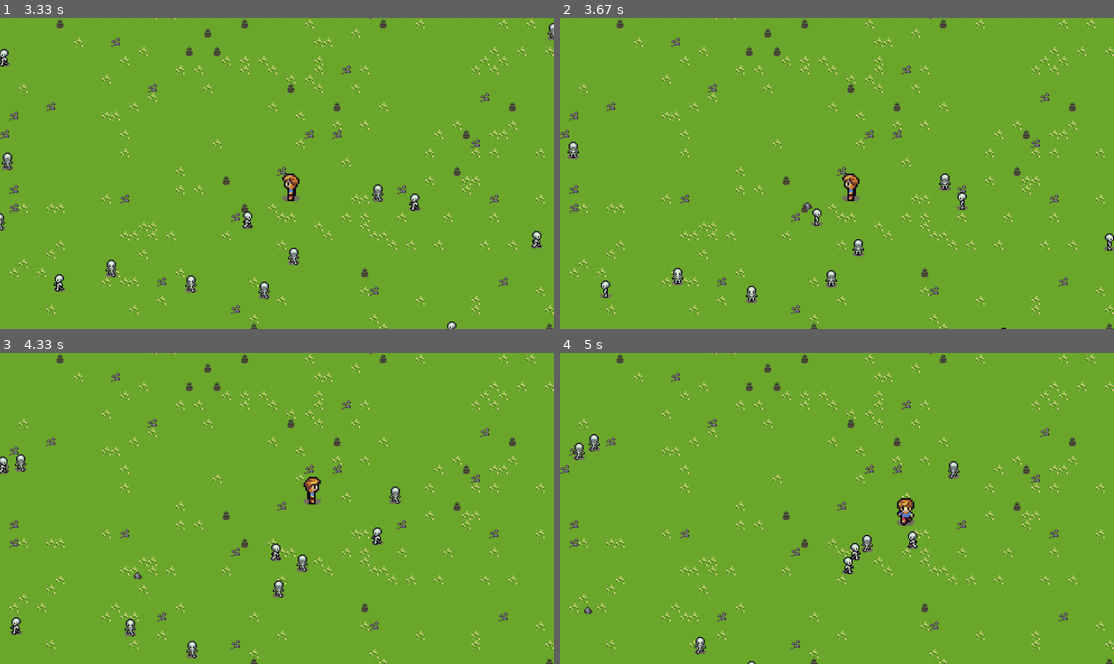
Above: before the commit, frames 1-4 (two rows, left to right).
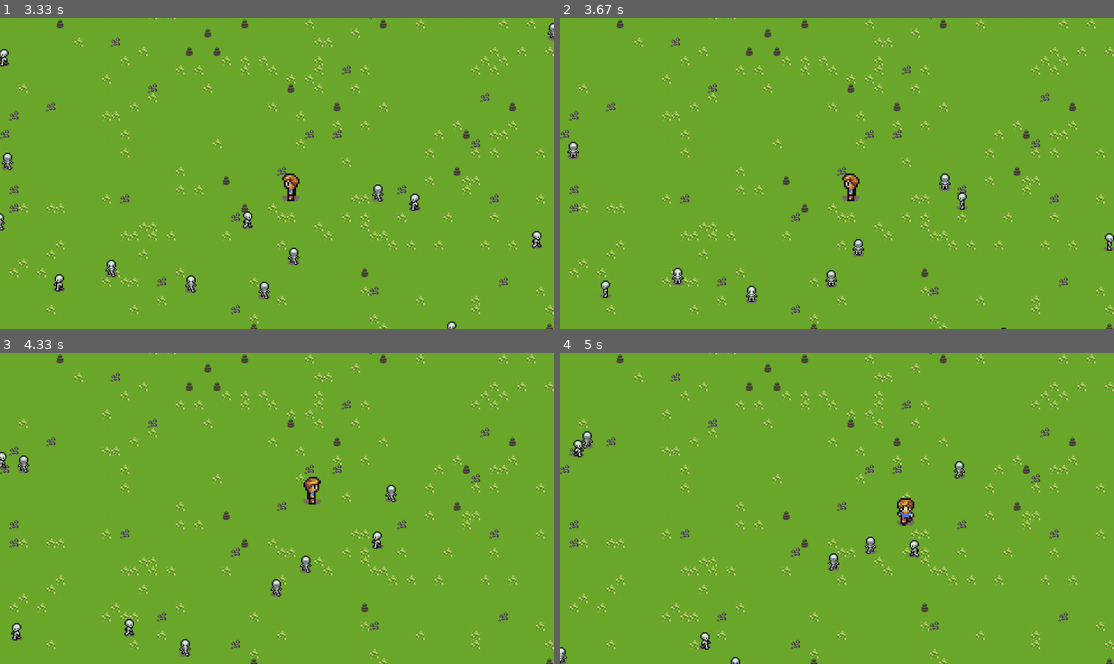
Above: after the commit, the same moments.

Repository: emwjacobson/Pygame
Game: pygame game, started from main.py
Two runs of this game, one before a commit and one after it. Both use one fixed random seed, a clock stepped at 60 frames per second and the inputs below.
Inputs (mouse positions are in pixels of both pictures, inside the frame that each line leads up to):
- Up to frame 1 (3.33 s): click (277, 173) at 0.38 s; hold D 0.67-1.13 s; hold W 1.17-1.47 s; hold D 1.5-1.97 s; hold A 2-2.53 s; hold S 2.57-2.87 s; hold A 2.9-3.3 s
- Up to frame 2 (3.67 s): click (665, 248) at 3.38 s
- Up to frame 3 (4.33 s): hold W 3.67-4.03 s; hold D from 4.07 s (still down)
- Up to frame 4 (5 s): release D at 4.7 s; hold S from 4.73 s (still down)

Frame 1 is identical in both runs. In frame 2, 0.1% of the frame differs, in the area x 44-48%, y 59-67%; in frame 3, 1.1%; in frame 4, 1.2%, in the area x 0-74%, y 25-100%.

Commit message:
Made rocks kill Skeletons that they touch

Diff:
--- a/entity/rock.py
+++ b/entity/rock.py
@@ -1,4 +1,4 @@
-from .baseentity import BaseEntity
+from . import BaseEntity, Player, Skeleton
 import pygame
 from utils.spriteloader import SpriteLoader
 import settings
@@ -12,5 +12,12 @@
 
     def update(self, micro, world):
         super().update(micro, world)
-        if self._counter > 5:
+        if self._counter > 2:
             self.kill()
+            return
+
+        col = pygame.sprite.spritecollide(self, world.get_entities(), False, pygame.sprite.collide_rect)
+        for s in col:
+            if isinstance(s, Skeleton):
+                s.kill()
+                self.kill()
--- a/main.py
+++ b/main.py
@@ -34,4 +34,4 @@
     cur_map.render(screen)
 
     pygame.display.flip()
-    print(clock.get_fps())
+    print(int(clock.get_fps()))
